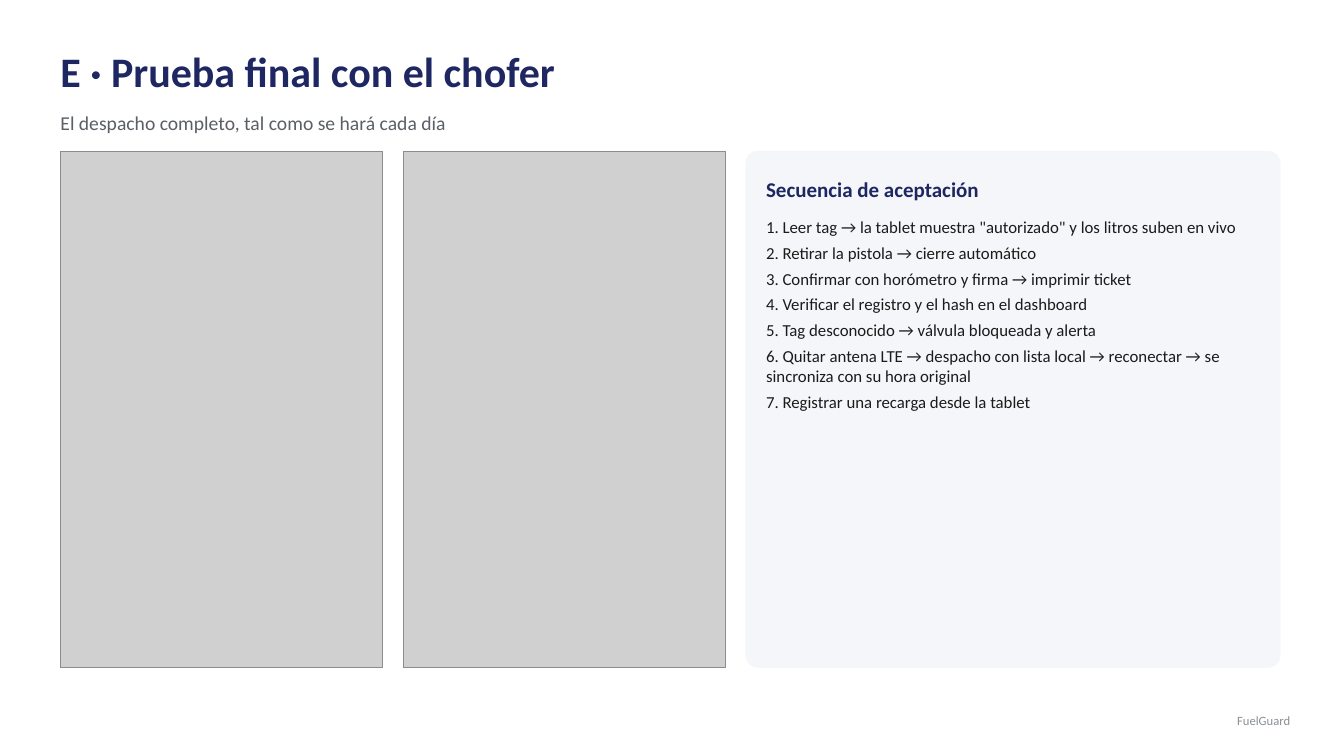
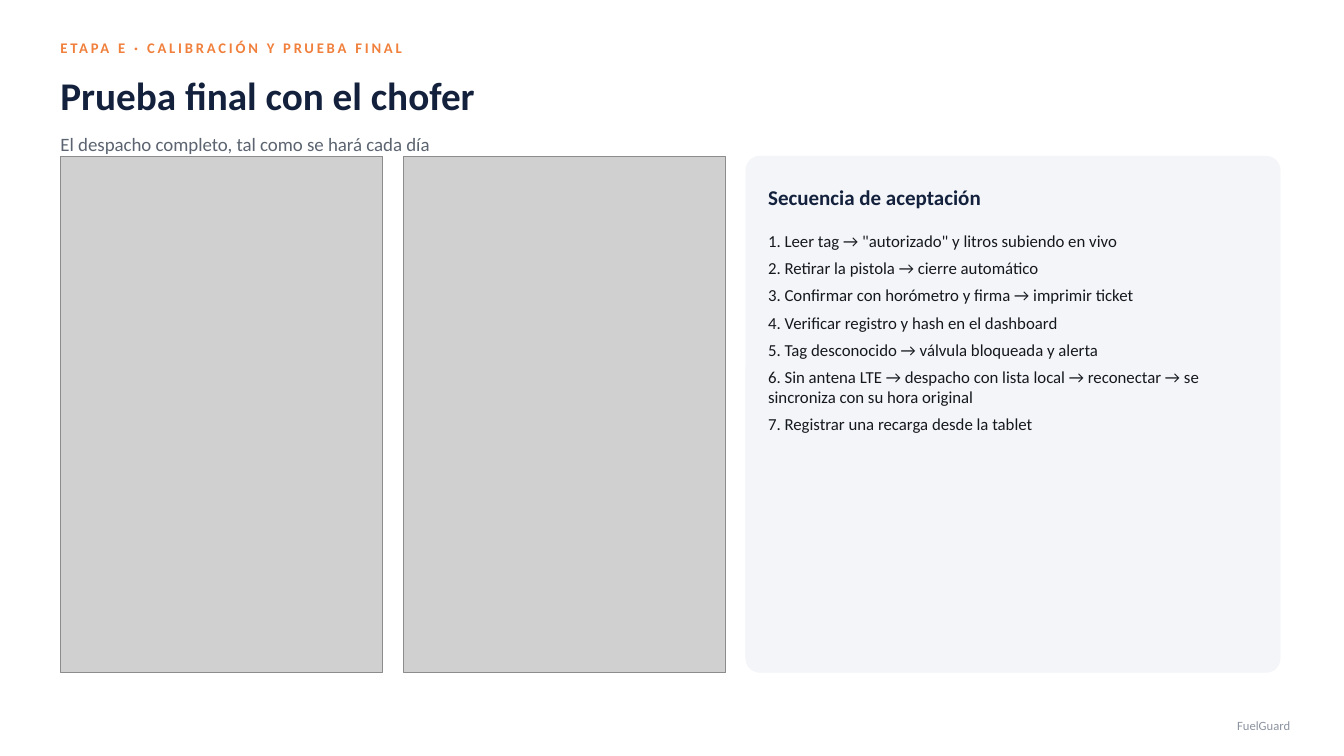
Before and after one commit to ESZO1989/FUELGUARD, a slide deck: slide 23 of docs/presentaciones/FuelGuard-Guia-Instalacion.pptx (slide 13 before the commit). Drawn at 1344x756 pixels with LibreOffice and Linux fonts; fonts in the diff are those of the drawing; grey boxes stand for pictures. Boxes give left, top, right and bottom in pixels: in the first picture for what was removed or moved away, otherwise in the second. Text is boxed around its words. In the diff, an @@ line names an element or a change of style, - is before the commit and + after.

```diff
--- a/docs/presentaciones/FuelGuard-Guia-Instalacion.pptx
+++ b/docs/presentaciones/FuelGuard-Guia-Instalacion.pptx
@@ text added at <box>60,43,275,53</box>, 10.5 pt, text #F0803C, bold @@
+ETAPA E · CALIBRACIÓN Y PRUEBA FINAL
@@ text at <box>60,82,475,111</box>: text changed; size 30 to 28 pt; text colour #1E2761 to #14213D @@
-E · Prueba final con el chofer
+Prueba final con el chofer
@@ text "El despacho completo, tal como ...": place and size @@
-text "El despacho completo, tal como ..." at <box>60,116,445,133</box>
+text "El despacho completo, tal como ..." at <box>60,138,429,157</box>
@@ text "El despacho completo, tal como ..." at <box>60,138,429,157</box>: size 14 to 13.5 pt, text colour #5A5F66 to #5B6470 @@
@@ 2 pictures, 1 rounded rectangle: place and size @@
-2 pictures, 1 rounded rectangle at <box>60,151,1280,667</box>
+2 pictures, 1 rounded rectangle at <box>60,156,1280,673</box>
@@ rounded rectangle at <box>746,156,1280,673</box>: fill #F4F6F9 to #F3F5F9; outline #F4F6F9 0.5 pt to #F3F5F9 0.5 pt; proportions changed @@
@@ text "Secuencia de aceptación": place and size @@
-text "Secuencia de aceptación" at <box>766,182,979,201</box>
+text "Secuencia de aceptación" at <box>768,190,981,209</box>
@@ text "Secuencia de aceptación" at <box>768,190,981,209</box>: text colour #1E2761 to #14213D @@
@@ text at <box>768,235,1117,250</box>: text changed; text colour #1B1B1B to #15181D @@
-1. Leer tag → la tablet muestra "autorizado" y los litros suben en vivo
+1. Leer tag → "autorizado" y litros subiendo en vivo
@@ text "1. Leer tag → "autorizado" ...": place and size @@
-text "1. Leer tag → "autorizado" ..." at <box>766,221,1236,411</box>
+text "1. Leer tag → "autorizado" ..." at <box>768,235,1199,433</box>
@@ text at <box>768,262,1133,433</box>: text colour #1B1B1B to #15181D in "2. Retirar la pistola → cierre automático", "3. Confirmar con horómetro y firma → ...", "5. Tag desconocido → válvula bloqueada y ...", "7. Registrar una recarga desde la tablet"; more space between paragraphs @@
@@ text at <box>768,317,1057,332</box>: text changed; text colour #1B1B1B to #15181D @@
-4. Verificar el registro y el hash en el dashboard
+4. Verificar registro y hash en el dashboard
@@ text at <box>768,371,1199,406</box>: text changed; text colour #1B1B1B to #15181D @@
-6. Quitar antena LTE → despacho con lista local → reconectar → se sincroniza con su hora original
+6. Sin antena LTE → despacho con lista local → reconectar → se sincroniza con su hora original
@@ text "FuelGuard" at <box>1237,721,1290,730</box>: text colour #8A8F96 to #8C93A0 @@
```
Also in this commit, not shown: 16 other slides changed, 10 slides added, 9 other files.
